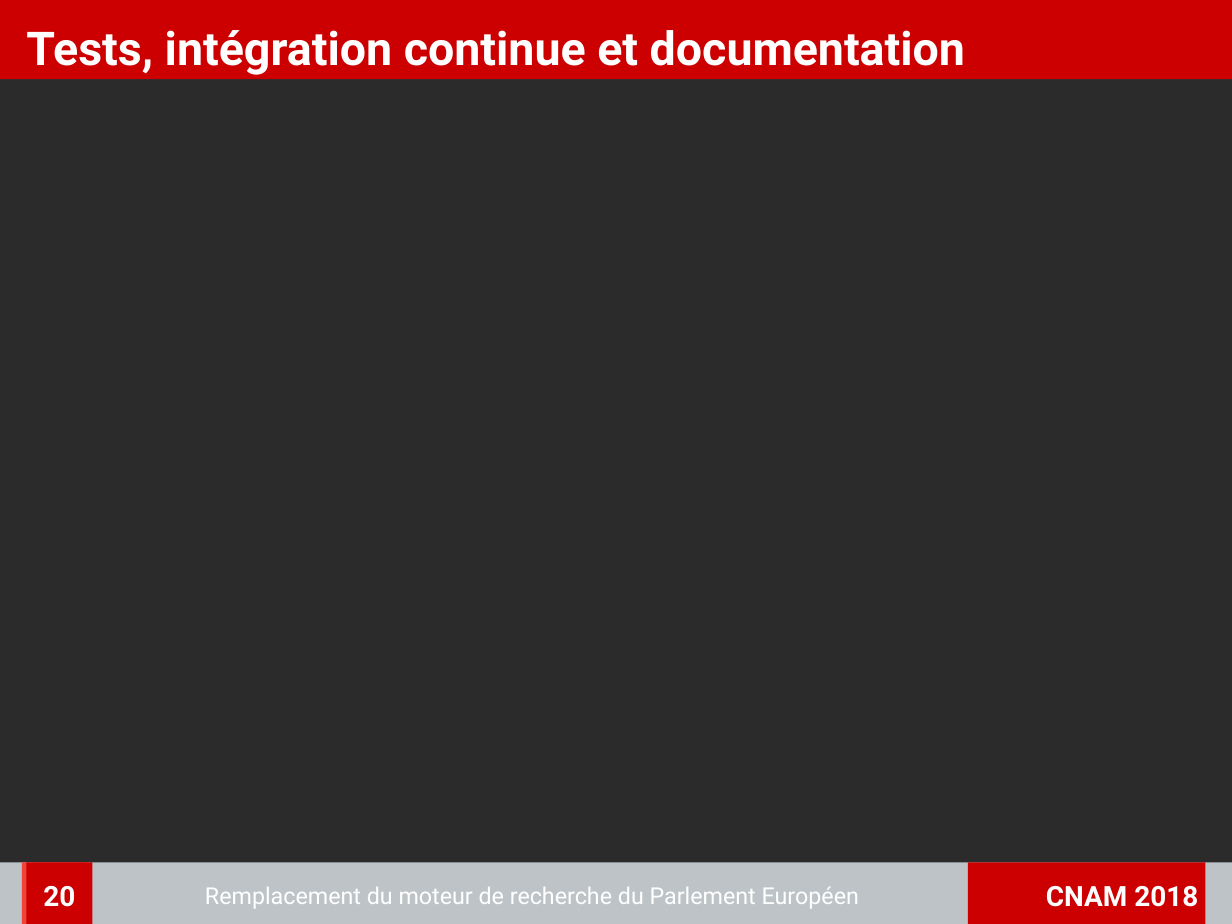
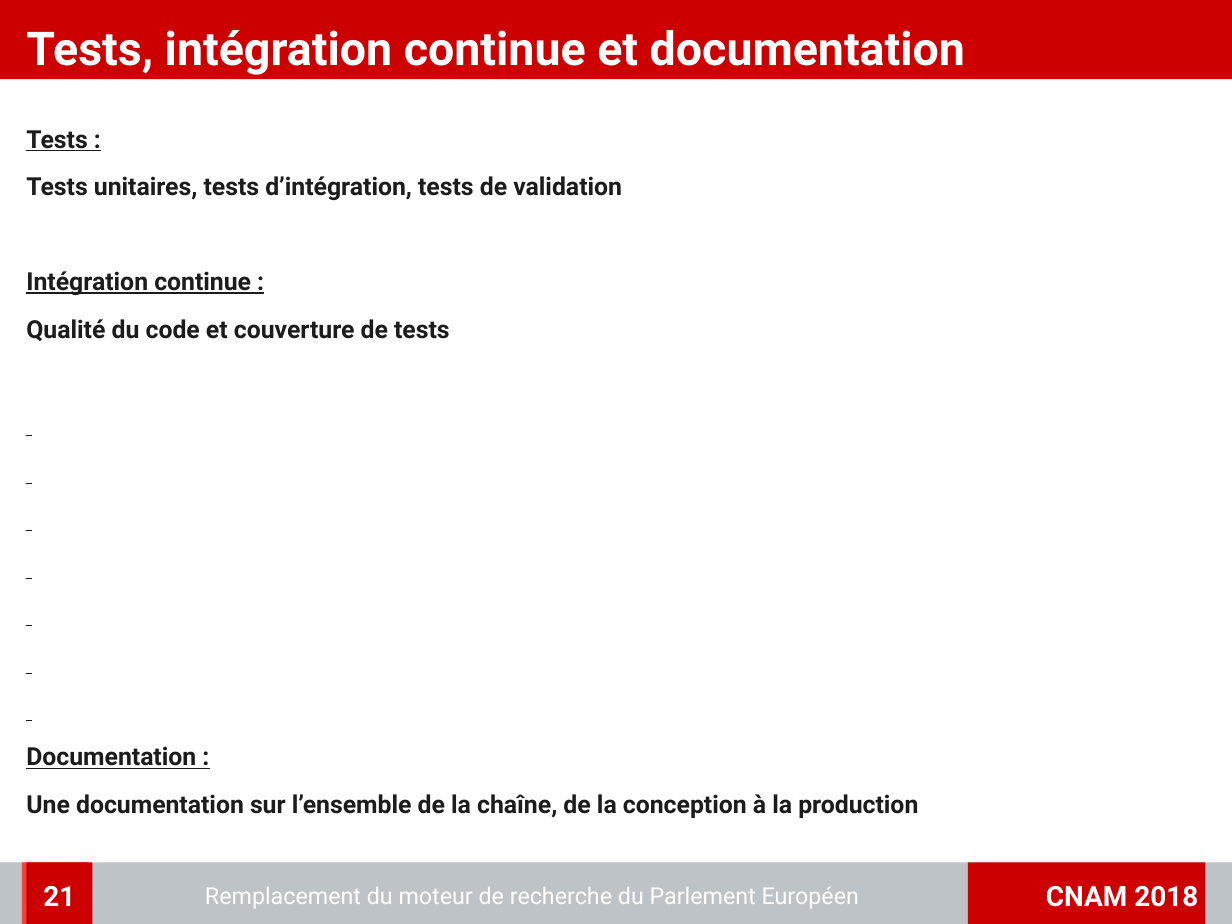
Before and after one commit to charleshuber/4tfront, a slide deck: slide 21 of memoire/presentation/memoire_presentation.odp (slide 20 before the commit). Drawn at 1232x924 pixels with LibreOffice and Linux fonts; fonts in the diff are those of the drawing; background and template pictures are left out; a plain dark background stands for a picture behind light text. Boxes give left, top, right and bottom in pixels: in the first picture for what was removed or moved away, otherwise in the second. Text is boxed around its words. In the diff, an @@ line names an element or a change of style, - is before the commit and + after.

```diff
--- a/memoire/presentation/memoire_presentation.odp
+++ b/memoire/presentation/memoire_presentation.odp
@@ text added at [26,130,918,818], 16 pt, text #1C1C1C, bold @@
+Tests :
+Tests unitaires, tests d’intégration, tests de validation
+Intégration continue :
+Qualité du code et couverture de tests
+Documentation :
+Une documentation sur l’ensemble de la chaîne, de la conception à la production
@@ page number at [43,886,75,906]: text changed @@
-20
+21
```
Also in this commit, not shown: 7 other slides changed, 1 slide added, 5 other files.
